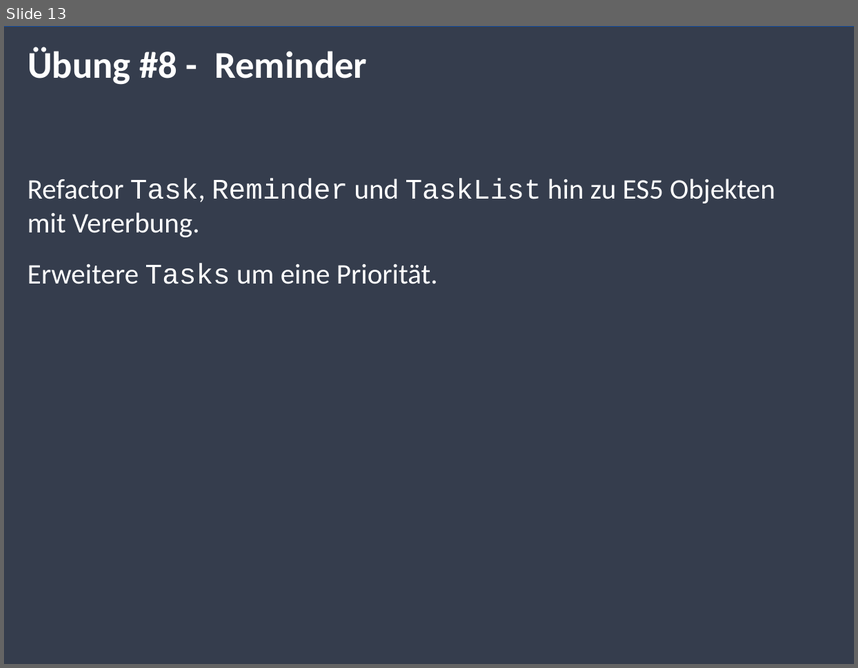
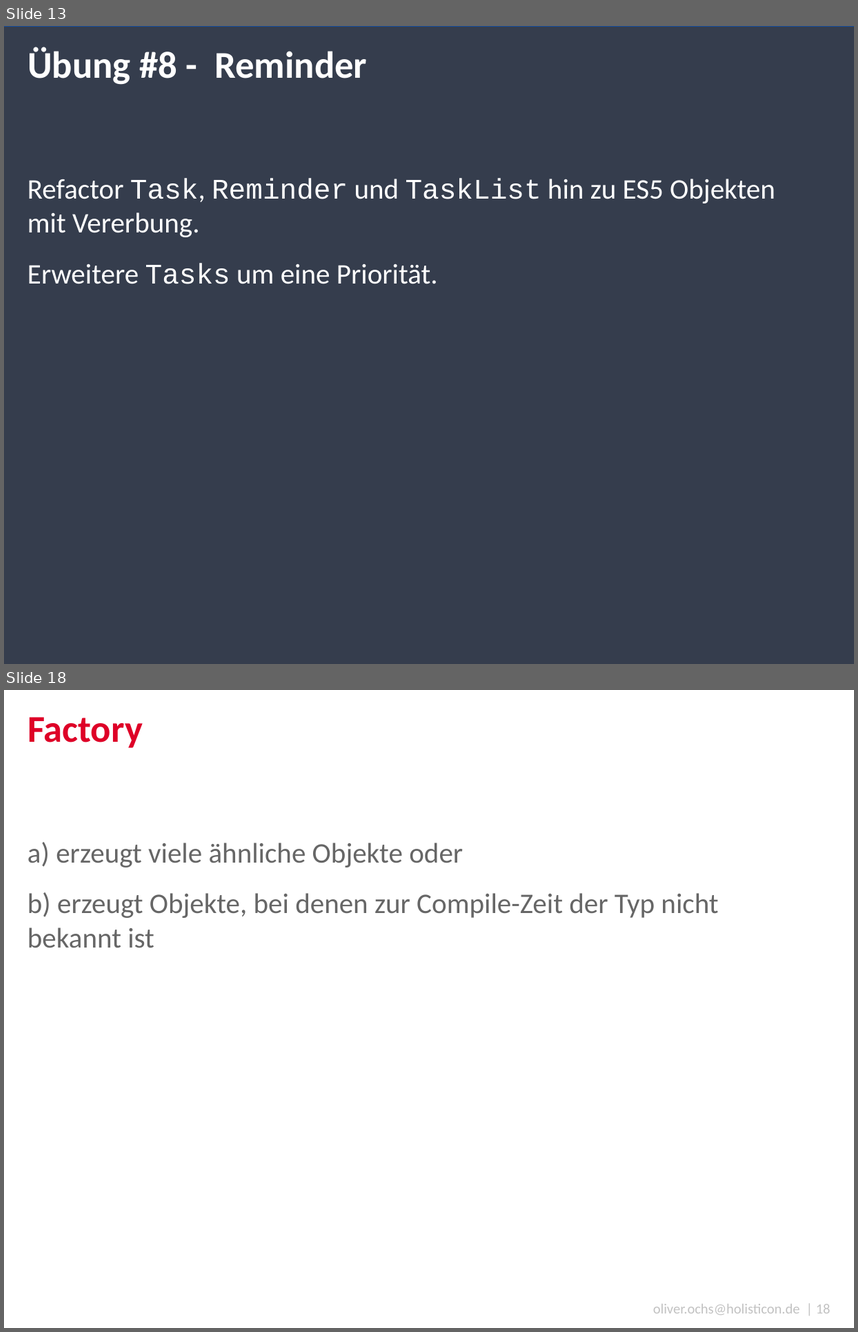
Before and after one commit to simonox/js-workshop, a slide deck: Tag 2.pptx. Shown one above the other, each under a label of ours: slide 13 before the commit, slides 13 and 18 after it; the slides between them are not shown. The pictures are 858x668 and 858x1332 pixels, drawn with LibreOffice and Linux fonts; fonts in the diff are those of the drawing; background and template pictures are left out. Boxes give left, top, right and bottom in pixels: in the first picture for what was removed or moved away, otherwise in the second. Text is boxed around its words. In the diff, an @@ line names an element or a change of style, - is before the commit and + after.

```diff
--- a/Tag 2.pptx
+++ b/Tag 2.pptx
@@ slide 18 added at bbox=[4, 690, 854, 1328], background #FFFFFF @@
@@ title added at bbox=[27, 717, 143, 748], 32 pt, text #DE0027, bold @@
+Factory
@@ text added at bbox=[27, 842, 718, 948], 24 pt, text #666666 @@
+a) erzeugt viele ähnliche Objekte oder
+b) erzeugt Objekte, bei denen zur Compile-Zeit der Typ nicht bekannt ist
@@ text added at bbox=[653, 1303, 831, 1314], 12 pt, text #C2C2C2 @@
+oliver.ochs@holisticon.de | 18
```
Also in this commit, not shown: 32 other slides added.
